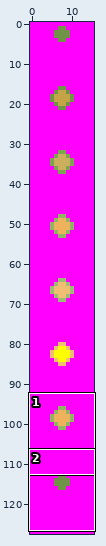
Sprite sheet, stored at arm9/graphics/FXPig.png. Above, an overview of the earlier version with the close-up marked.
Close-up. Before the commit:
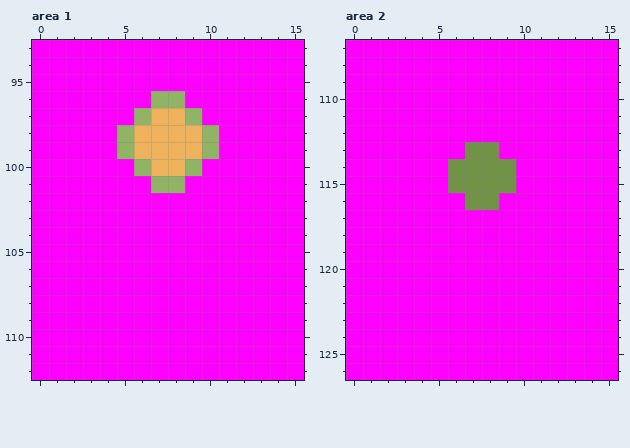
The file is 16x128 pixels. Shown: area 1: x 0..15, y 93..112; area 2: x 0..15, y 107..126. The commit also changed other parts of the picture, which this record leaves out.
The result:
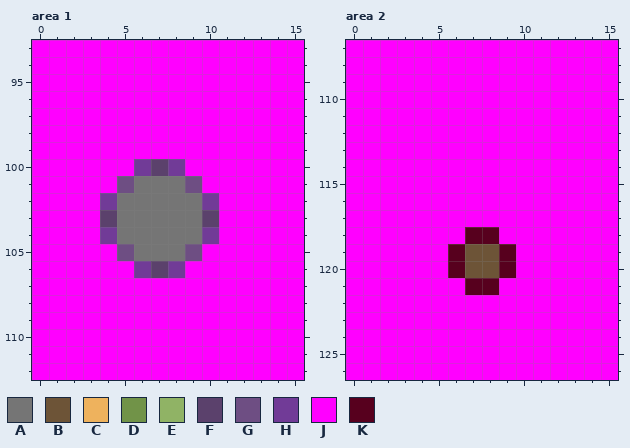
Palette (. is transparent): A #757575  B #6d5437  C #eeb25d  D #719348  E #90b365  F #5b416c  G #6e4e83  H #713b97  J #ff00ff  K #57001e
Changes in this commit:
{"where": "area 1"}
{"y":96,"x":7,"old":"EE","new":"JJ"}
{"y":97,"x":6,"old":"ECCE","new":"JJJJ"}
{"y":98,"x":5,"old":"ECCCCE","new":"JJJJJJ"}
{"y":99,"x":5,"old":"ECCCCE","new":"JJJJJJ"}
{"y":100,"x":6,"old":"ECCE","new":"HFHJ"}
{"y":101,"x":5,"old":"JJEEJ","new":"GAAAG"}
{"y":102,"x":4,"old":"JJJJJJJ","new":"HAAAAAH"}
{"y":103,"x":4,"old":"JJJJJJJ","new":"FAAAAAF"}
{"y":104,"x":4,"old":"JJJJJJJ","new":"HAAAAAH"}
{"y":105,"x":5,"old":"JJJJJ","new":"GAAAG"}
{"y":106,"x":6,"old":"JJJ","new":"HFH"}
{"where": "area 2"}
{"y":113,"x":7,"old":"DD","new":"JJ"}
{"y":114,"x":6,"old":"DDDD","new":"JJJJ"}
{"y":115,"x":6,"old":"DDDD","new":"JJJJ"}
{"y":116,"x":7,"old":"DD","new":"JJ"}
{"y":118,"x":7,"old":"JJ","new":"KK"}
{"y":119,"x":6,"old":"JJJJ","new":"KBBK"}
{"y":120,"x":6,"old":"JJJJ","new":"KBBK"}
{"y":121,"x":7,"old":"JJ","new":"KK"}
{"label":"changed","picture_box":[100,91,219,278]}
{"label":"changed","picture_box":[448,142,516,295]}
